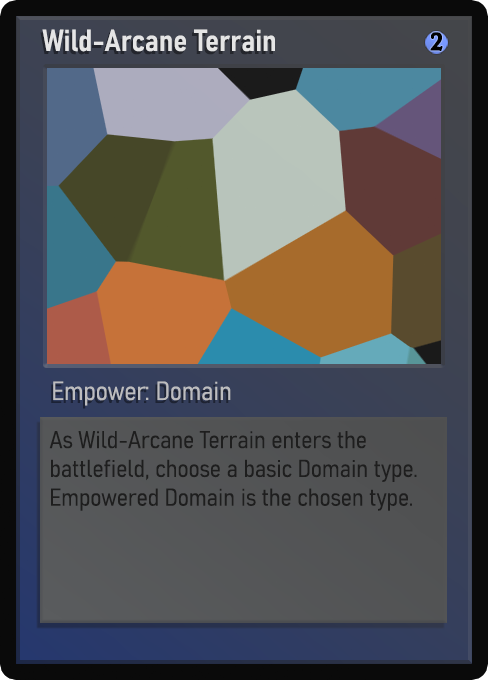
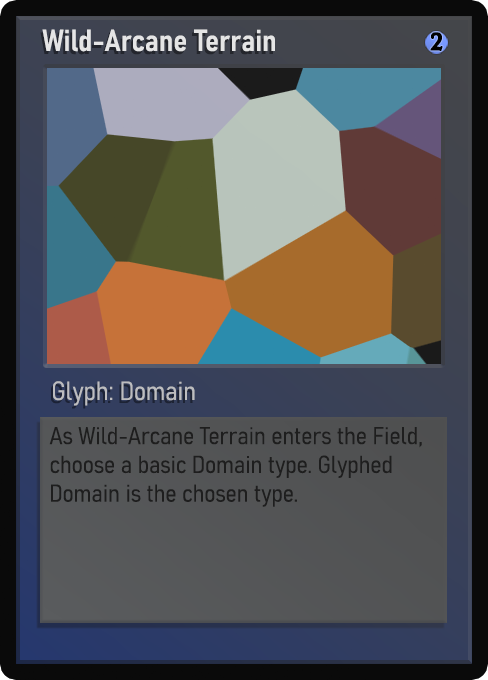
Two versions of the same layered image (w=488, h=680). Layer-by-layer changes:
painted on "Class" over (53, 381, 231, 406)
painted on "Desc_norm" over (49, 427, 422, 511)
